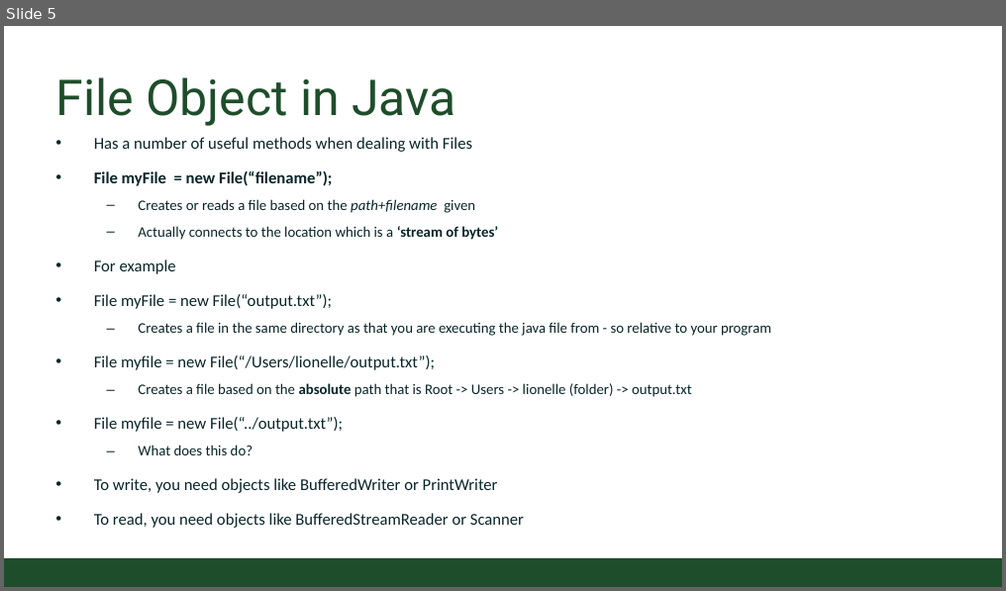
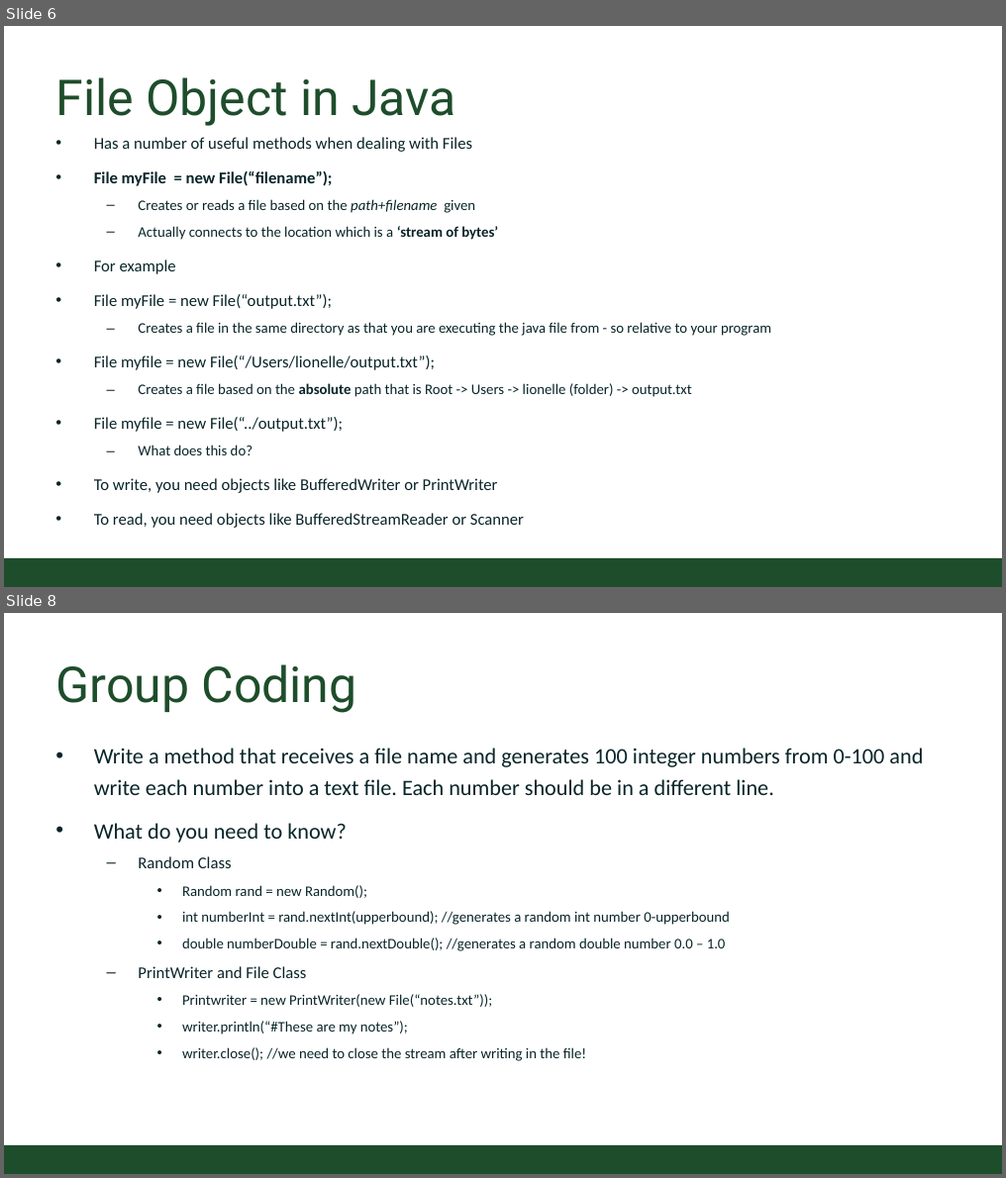
Before and after one commit to CSU-CompSci-CS163-4/Handouts, a slide deck: slides/On-Campus/09_01_OSandFileWriting.pptx. Shown one above the other, each under a label of ours: slide 5 before the commit, slides 6 and 8 after it; the slides between them are not shown. The pictures are 1006x591 and 1006x1178 pixels, drawn with LibreOffice and Linux fonts; fonts in the diff are those of the drawing; background and template pictures are left out. Boxes give left, top, right and bottom in pixels: in the first picture for what was removed or moved away, otherwise in the second. Text is boxed around its words. In the diff, an @@ line names an element or a change of style, - is before the commit and + after.

Commit message:
Updated File Writing
Add slide on stream and one practical.

```diff
--- a/slides/On-Campus/09_01_OSandFileWriting.pptx
+++ b/slides/On-Campus/09_01_OSandFileWriting.pptx
@@ slide 8 added at (4,613,1002,1174), background #FFFFFF; not listed: 1 template element that a slide beside it also shows @@
@@ title added at (55,664,357,713), 54 pt, text #1E4D2B @@
+Group Coding
@@ text added at (94,748,923,1061), 16 pt, text #092529 @@
+• Write a method that receives a file name and generates 100 integer numbers from 0-100 and write each number into a text file. Each number should be in a different line.
+• What do you need to know?
+  – Random Class
+    • Random rand = new Random();
+    • int numberInt = rand.nextInt(upperbound); //generates a random int number 0-upperbound
+    • double numberDouble = rand.nextDouble(); //generates a random double number 0.0 – 1.0
+  – PrintWriter and File Class
+    • Printwriter = new PrintWriter(new File(“notes.txt”));
+    • writer.println(“#These are my notes”);
+    • writer.close(); //we need to close the stream after writing in the file!
@@ what was slide 5 is now slide 6 @@
```
Also in this commit, not shown: 1 slide changed, 1 other slide added.
